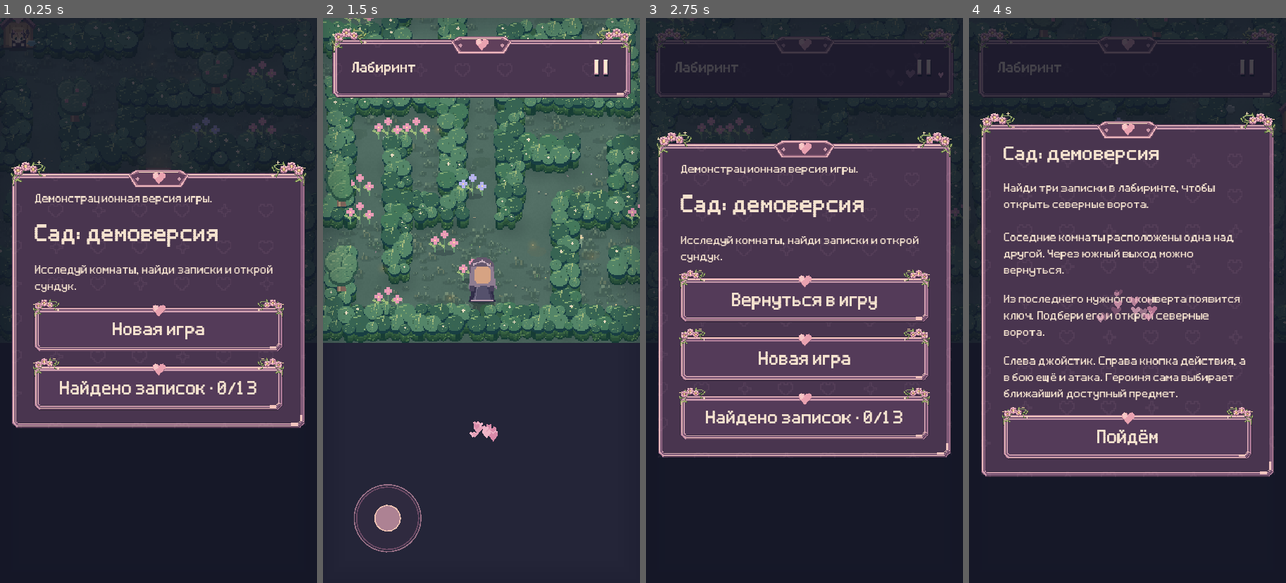
Above: before the commit, frames 1-4 (left to right).
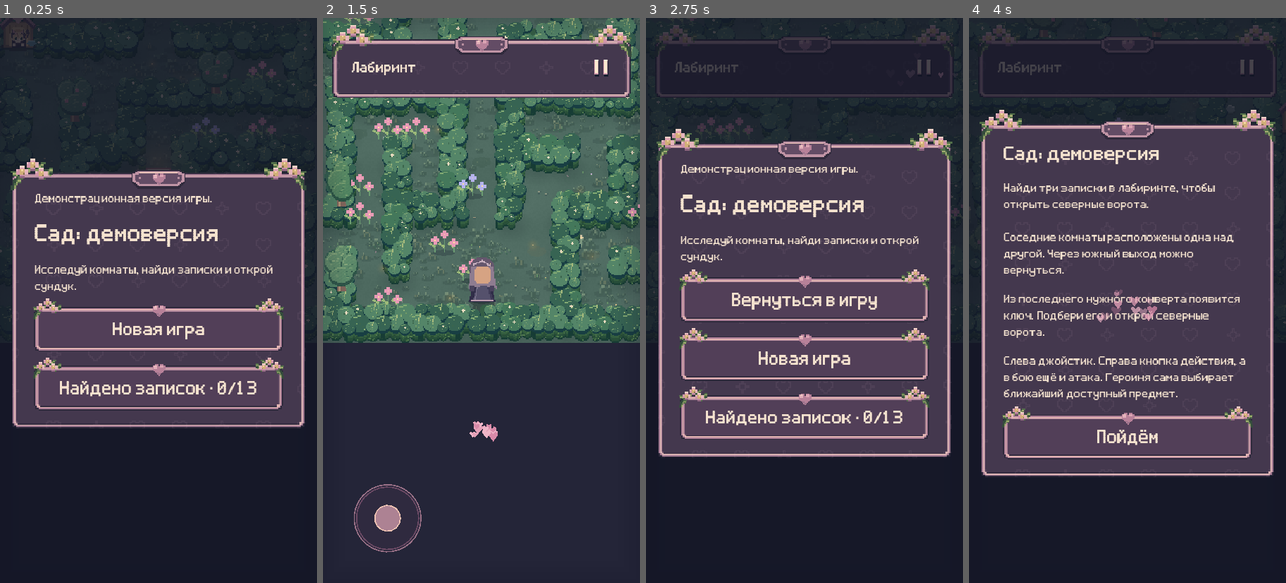
Above: after the commit, the same moments.

Repository: NQUAREx/dina-lovely
Game: Godot game, scene res://main.tscn
Two runs of this game, one before a commit and one after it. Both use one fixed random seed, a clock stepped at 60 frames per second and the inputs below. Sound files missing from this copy of the repository are replaced by a short silence.
Inputs (mouse positions are in pixels of both pictures, inside the frame that each line leads up to):
- Up to frame 1 (0.25 s): no input
- Up to frame 2 (1.5 s): click "Новая игра" at 0.5 s; click "Пойдём" at 1.25 s
- Up to frame 3 (2.75 s): click (924, 68) at 2 s
- Up to frame 4 (4 s): click "Новая игра" at 2.75 s; click "Начать новую историю" at 3.5 s

The runs differ from the first frame. In frame 1, 6.1% of the frame differs, in the area x 3-97%, y 24-73%; in frame 2, 2.1%; in frame 3, 8.3%, in the area x 2-98%, y 1-78%; in frame 4, 5.4%.

Commit message:
Match pickup outline width, pixelate UI frames and clip wallpaper at panel edges

Diff:
--- a/scripts/game.gd
+++ b/scripts/game.gd
@@ -2133,18 +2133,25 @@
 	if name in ["hedge_tree","hedge_tree_apples"]:
 		var key:=name+str(variant)
 		if not hedge_tree_textures.has(key):hedge_tree_textures[key]=load("res://assets/"+name+"_variant"+str(variant)+".png")
+		# Atlas sprites display 32 source pixels in 64 world pixels. Their
+		# one-source-pixel ring is therefore two world pixels. Native-size
+		# canopies use the same ring width, not a one-native-pixel outline.
+		var radius:=64/32
 		if not outlines.has(key):
 			var source:Image=hedge_tree_textures[key].get_image().get_region(Rect2i(0,0,64,80))
-			var border:=Image.create(68,84,false,Image.FORMAT_RGBA8)
+			var border:=Image.create(64+radius*2,80+radius*2,false,Image.FORMAT_RGBA8)
 			for y in range(80):
 				for x in range(64):
 					if source.get_pixel(x,y).a<.2:continue
-					for d in [Vector2i.LEFT,Vector2i.RIGHT,Vector2i.UP,Vector2i.DOWN]:border.set_pixel(x+2+d.x,y+2+d.y,Color("fff3a6"))
+					for d in [Vector2i.LEFT,Vector2i.RIGHT,Vector2i.UP,Vector2i.DOWN]:
+						for step in range(1,radius+1):border.set_pixel(x+radius+d.x*step,y+radius+d.y*step,Color("fff3a6"))
 			for y in range(80):
 				for x in range(64):
-					if source.get_pixel(x,y).a>.2:border.set_pixel(x+2,y+2,Color.TRANSPARENT)
+					if source.get_pixel(x,y).a>.2:border.set_pixel(x+radius,y+radius,Color.TRANSPARENT)
 			outlines[key]=ImageTexture.create_from_image(border)
-		draw_texture_rect(outlines[key],Rect2(pos-Vector2(34,98),Vector2(68,84)),false);return
+		var box:=Rect2(pos-Vector2(32+radius,96+radius)*scale_factor,Vector2(64+radius*2,80+radius*2)*scale_factor)
+		draw_pickup_outline_border(outlines[key],box)
+		return
 	if not outlines.has(name):
 		var id := int(sprites.get(name,0))
 		var source := atlas.get_image().get_region(Rect2i(id%16*32,id/16*48+(16 if (name.begins_with("hedge") and not name.begins_with("hedge_tree")) else 0),32,32 if (name.begins_with("hedge") and not name.begins_with("hedge_tree")) else 48))
@@ -2159,8 +2166,13 @@
 				if source.get_pixel(x,y).a>.2:border.set_pixel(x+1,y+1,Color.TRANSPARENT)
 		outlines[name] = ImageTexture.create_from_image(border)
 	var box := Rect2(pos-Vector2(25.5,33.5),Vector2(51,51)) if (name.begins_with("hedge") and not name.begins_with("hedge_tree")) else Rect2(pos-Vector2(34,88)*scale_factor,Vector2(68,100)*scale_factor)
-	for offset in [Vector2(-2,0),Vector2(2,0),Vector2(0,-2),Vector2(0,2)]:draw_texture_rect(outlines[name],Rect2(box.position+offset,box.size),false,Color(.2,.13,.25))
-	draw_texture_rect(outlines[name],box,false)
+	draw_pickup_outline_border(outlines[name],box)
+
+func draw_pickup_outline_border(texture:Texture2D,box:Rect2)->void:
+	# Shared final pass gives native canopies the same dark two-world-pixel
+	# backing as every atlas item; the yellow source ring remains on top.
+	for offset in [Vector2(-2,0),Vector2(2,0),Vector2(0,-2),Vector2(0,2)]:draw_texture_rect(texture,Rect2(box.position+offset,box.size),false,Color(.2,.13,.25))
+	draw_texture_rect(texture,box,false)
 
 func draw_shadow(pos: Vector2, width: float = 24) -> void:
 	draw_set_transform(pos,0,Vector2(1,.3))
--- a/scripts/ui_pattern.gd
+++ b/scripts/ui_pattern.gd
@@ -15,8 +15,8 @@
  var is_button:=panel is Button
  var disabled:bool=is_button and panel.disabled
  var tint:=Color(.65,.58,.66,.7) if disabled else Color.WHITE
- var flower_size:=Vector2(45,33) if is_button else Vector2(60,44)
- var overhang:=14.0 if is_button else 20.0
+ var flower_size:=Vector2(48,36) if is_button else Vector2(72,54)
+ var overhang:=14.0 if is_button else 24.0
  # Short system buttons have a frame, without crowding their icon with flowers.
  if not is_button or size.x>=110:
   draw_texture_rect(FLOWER,Rect2(Vector2(-2,-overhang),flower_size),false,tint)
--- a/scripts/ui_wallpaper.gd
+++ b/scripts/ui_wallpaper.gd
@@ -1,16 +1,21 @@
 extends Control
 ## Quiet pixel motifs, drawn once per resize beneath menu content.
 var panel:Control
+var ink:Node2D
 func _ready()->void:
  mouse_filter=Control.MOUSE_FILTER_IGNORE
  clip_contents=true
+ ink=Node2D.new()
+ add_child(ink)
+ ink.draw.connect(paint_pattern)
  panel.resized.connect(fit_panel)
  call_deferred("fit_panel")
- resized.connect(queue_redraw)
+ resized.connect(func():ink.queue_redraw())
 func fit_panel()->void:
  position=Vector2.ZERO
  size=panel.size
-func _draw()->void:
+ ink.queue_redraw()
+func paint_pattern()->void:
  var heart:=PackedVector2Array([Vector2(-9,-12),Vector2(-3,-12),Vector2(-3,-9),Vector2(3,-9),Vector2(3,-12),Vector2(9,- …(272 unchanged characters)…
  var star:=PackedVector2Array([Vector2(0,-12),Vector2(3,-12),Vector2(3,-6),Vector2(6,-6),Vector2(6,-3),Vector2(12,-3),V …(208 unchanged characters)…
  var columns:=maxi(3,roundi(size.x/76.0))
@@ -18,7 +23,7 @@
  var step:=size/Vector2(columns,rows)
  for row in range(-1,rows+1):
   for column in range(-1,columns+1):
-   var p:Vector2=(Vector2(column,row)*step+Vector2(4,4)).round()
+   var p:Vector2=(Vector2(column,row)*step).round()
    var shape:=PackedVector2Array()
    for point in (star if (row+column)%3==0 else heart):shape.append(point+p)
-   draw_polyline(shape,Color(1,.78,.87,.055),2.0,false)
+   ink.draw_polyline(shape,Color(1,.78,.87,.055),2.0,false)
Binary file changed: assets/ui/crest_button.png
Binary file changed: assets/ui/crest_panel.png
Binary file changed: assets/ui/flower_corner.png
Binary file changed: assets/ui/frame_disabled.png
Binary file changed: assets/ui/frame_focus.png
Binary file changed: assets/ui/frame_hover.png
Binary file changed: assets/ui/frame_normal.png
Binary file changed: assets/ui/frame_panel.png
Binary file changed: assets/ui/frame_paper.png
Binary file changed: assets/ui/frame_pressed.png
Not shown, added: tests/tree_variants.gd.uid
Not shown, removed: docs/game.36f650ca5d4c.pck
(and 2 more such lines)
